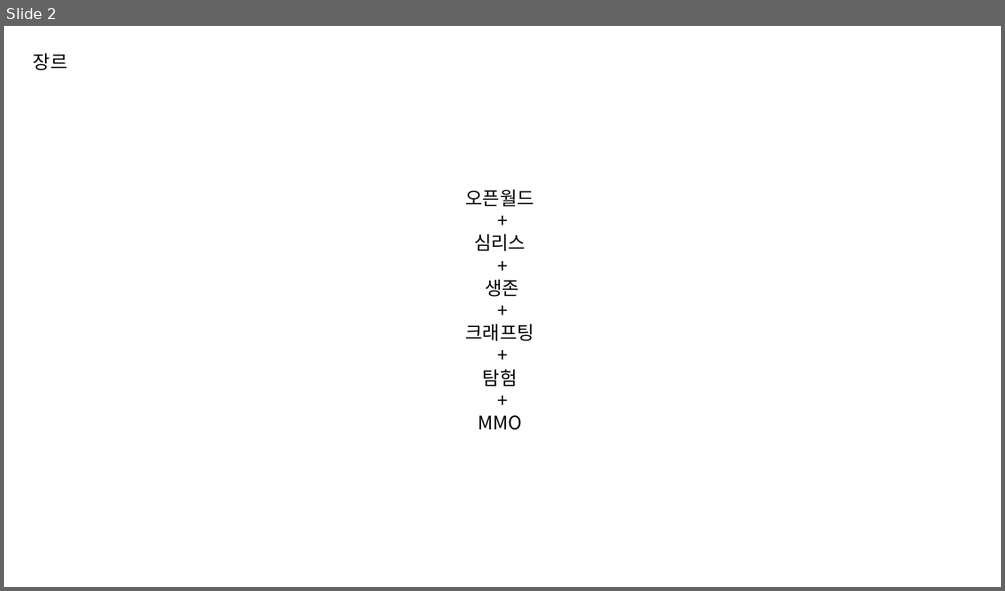
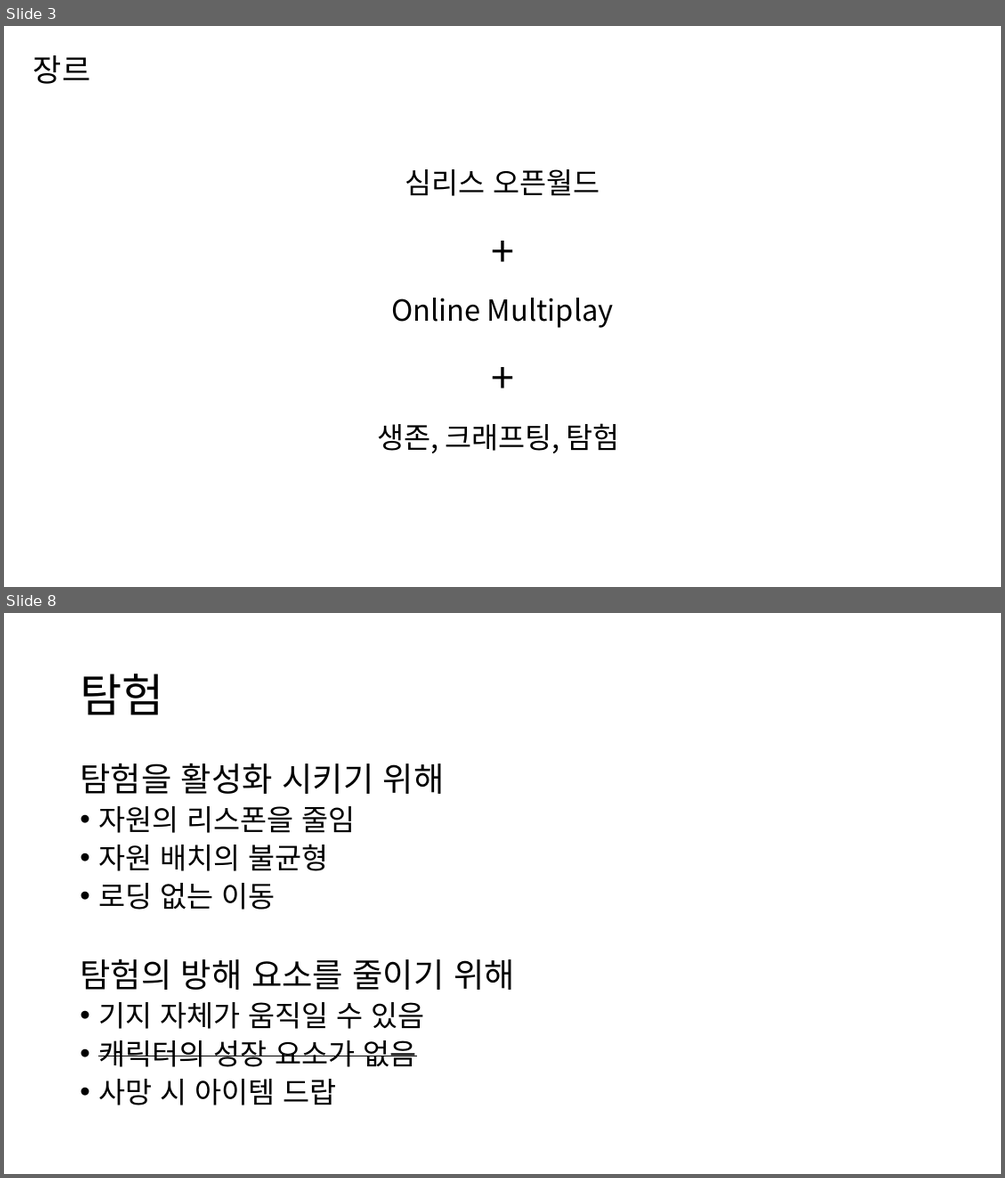
Before and after one commit to PinkBourbon/ProjectG, a slide deck: 0_Document/크루모빌PPT틀.pptx. Shown one above the other, each under a label of ours: slide 2 before the commit, slides 3 and 8 after it; the slides between them are not shown. The pictures are 1005x591 and 1005x1178 pixels, drawn with LibreOffice and Linux fonts; fonts in the diff are those of the drawing. Boxes give left, top, right and bottom in pixels: in the first picture for what was removed or moved away, otherwise in the second. Text is boxed around its words. In the diff, an @@ line names an element or a change of style, - is before the commit and + after.

```diff
--- a/0_Document/크루모빌PPT틀.pptx
+++ b/0_Document/크루모빌PPT틀.pptx
@@ slide 8 added at box(4, 613, 1001, 1174), background #FFFFFF @@
@@ title added at box(80, 674, 163, 715), 44 pt, text #000000 @@
+탐험
@@ text added at box(80, 763, 515, 1105), 28 pt, text #000000 @@
+탐험을 활성화 시키기 위해
+• 자원의 리스폰을 줄임
+• 자원 배치의 불균형
+• 로딩 없는 이동
+탐험의 방해 요소를 줄이기 위해
+• 기지 자체가 움직일 수 있음
+• 캐릭터의 성장 요소가 없음
+• 사망 시 아이템 드랍
@@ what was slide 2 is now slide 3 @@
@@ slide 3 changed as well @@
@@ text "장르" at box(33, 55, 90, 84): size 18 to 30 pt @@
@@ text "심리스 오픈월드": place and size @@
-text "심리스 오픈월드" at box(465, 189, 534, 430)
+text "심리스 오픈월드" at box(377, 169, 620, 453)
@@ text "심리스 오픈월드" at box(377, 169, 620, 453): size 18 to 40 pt in "+", "+"; line spacing 1 to 1.5 @@
@@ text at box(404, 169, 600, 196): text changed; size 18 to 28 pt @@
-오픈월드
+심리스 오픈월드
@@ text at box(391, 297, 614, 328): text changed; size 18 to 28 pt @@
-심리스
+Online Multiplay
@@ text at box(377, 423, 620, 453): text changed; size 18 to 28 pt @@
-생존
-+
-크래프팅
-+
-탐험
-+
-MMO
+생존, 크래프팅, 탐험
```
Also in this commit, not shown: 3 other slides changed, 12 other slides added, 4 slides removed, 1 other file.
